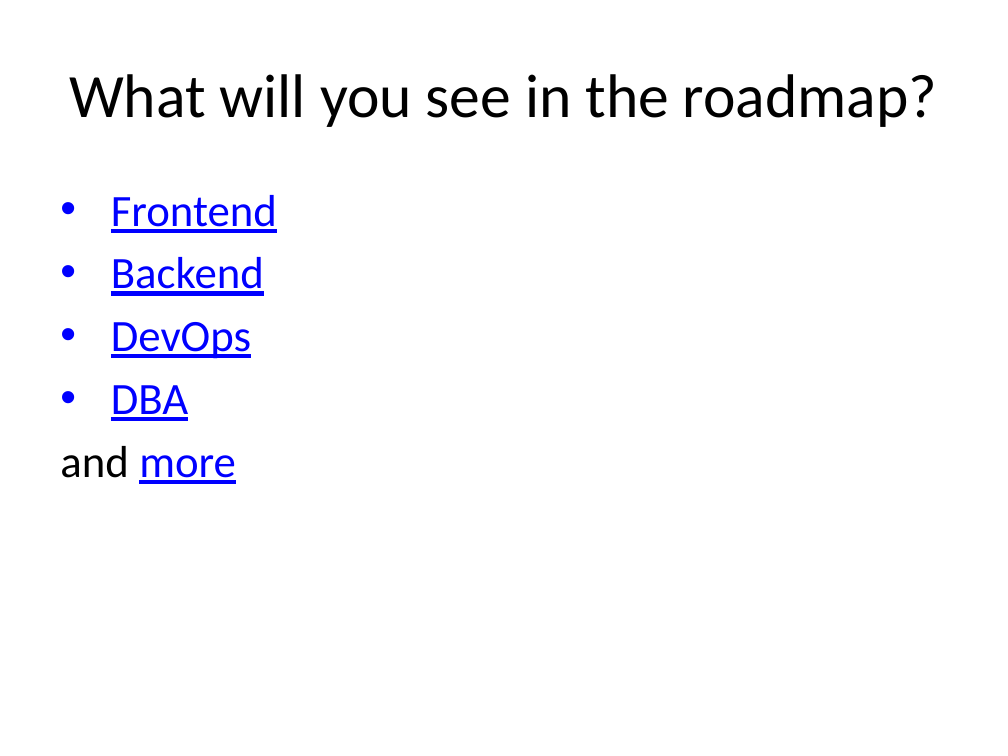
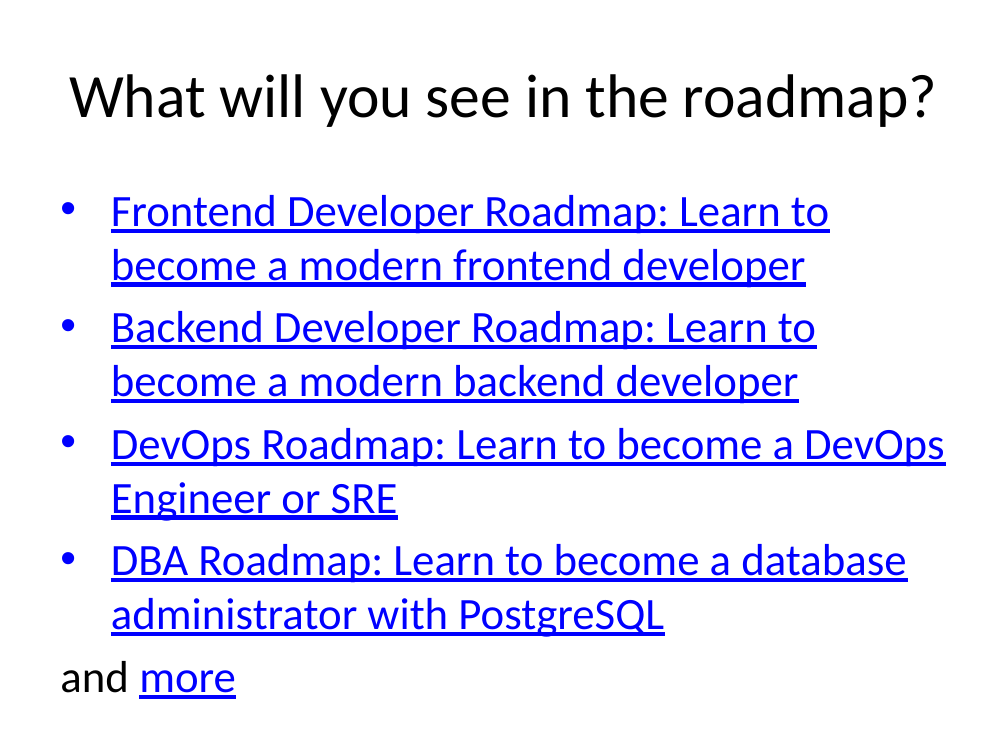
Before and after one commit to ucoruh/ce103-algorithms-and-programming-I, a slide deck: slide 10 of docs/week-1-intro/ce103-week-1-intro.en.md_word.pptx. Drawn at 1008x756 pixels with LibreOffice and Linux fonts; fonts in the diff are those of the drawing. Boxes give left, top, right and bottom in pixels: in the first picture for what was removed or moved away, otherwise in the second. Text is boxed around its words. In the diff, an @@ line names an element or a change of style, - is before the commit and + after.

```diff
--- a/docs/week-1-intro/ce103-week-1-intro.en.md_word.pptx
+++ b/docs/week-1-intro/ce103-week-1-intro.en.md_word.pptx
@@ text at <box>111,195,944,637</box>: text changed @@
-• Frontend
-• Backend
-• DevOps
-• DBA
+• Frontend Developer Roadmap: Learn to become a modern frontend developer
+• Backend Developer Roadmap: Learn to become a modern backend developer
+• DevOps Roadmap: Learn to become a DevOps Engineer or SRE
+• DBA Roadmap: Learn to become a database administrator with PostgreSQL
```
Also in this commit, not shown: 39 other slides changed, 9 slides added, 1 slide removed, 19 other files.
